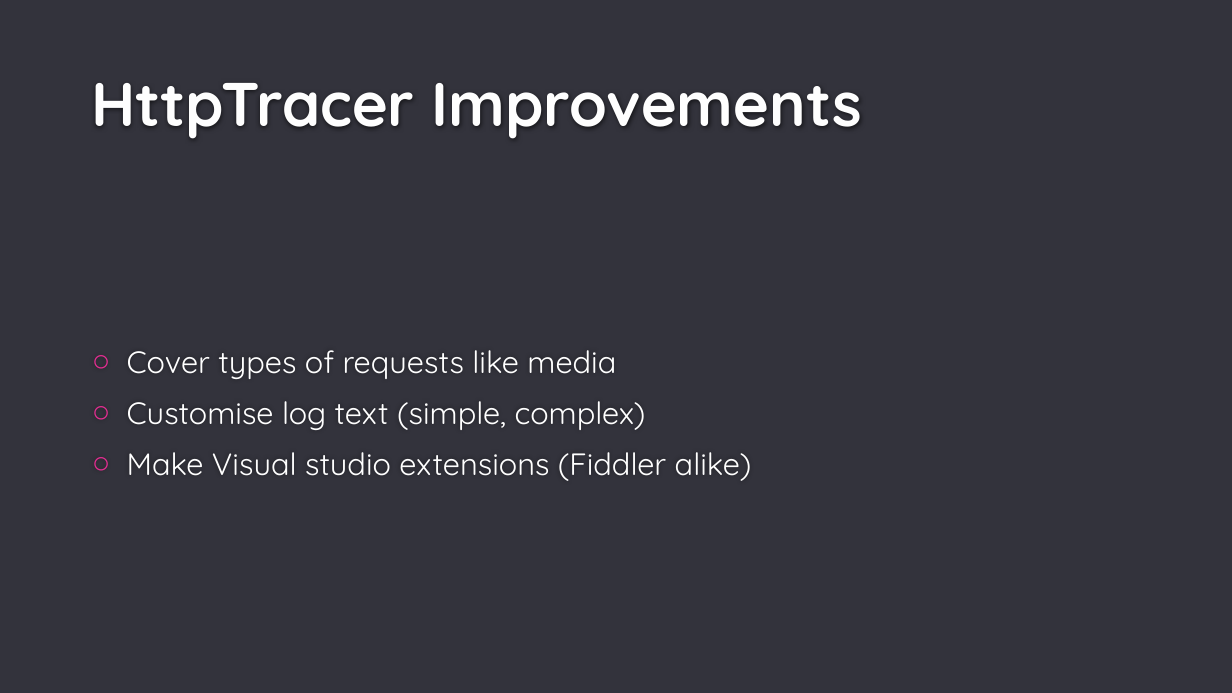
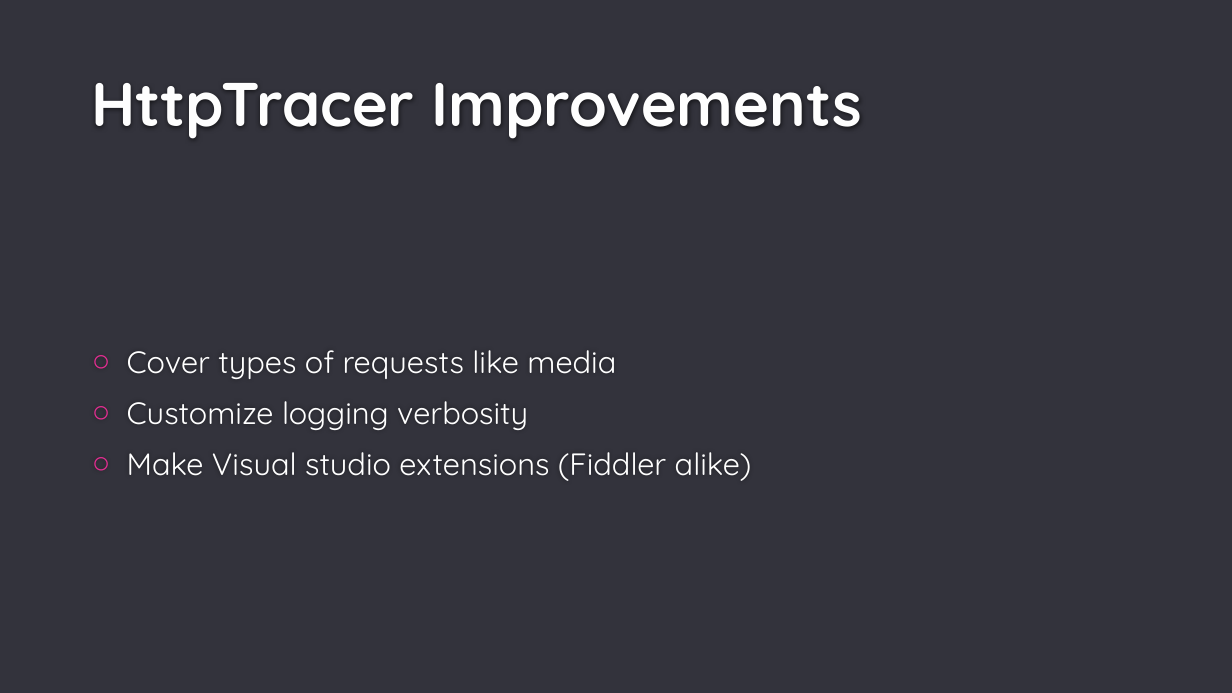
Before and after one commit to TorontoMobileDevelopers/Presentations, a slide deck: slide 14 of 2018-05-15_Build_HttpTracer_XF3/2018-05-15_Build_HttpTracer_XF3.pptx. Drawn at 1232x693 pixels with LibreOffice and Linux fonts; fonts in the diff are those of the drawing; background and template pictures are left out. Boxes give left, top, right and bottom in pixels: in the first picture for what was removed or moved away, otherwise in the second. Text is boxed around its words. In the diff, an @@ line names an element or a change of style, - is before the commit and + after.

```diff
--- a/2018-05-15_Build_HttpTracer_XF3/2018-05-15_Build_HttpTracer_XF3.pptx
+++ b/2018-05-15_Build_HttpTracer_XF3/2018-05-15_Build_HttpTracer_XF3.pptx
@@ text at bbox=[127, 401, 528, 430]: text changed @@
-○ Customise log text (simple, complex)
+○ Customize logging verbosity
```
Also in this commit, not shown: 7 other slides changed, 29 slides added, 1 slide removed, 1 other file.
